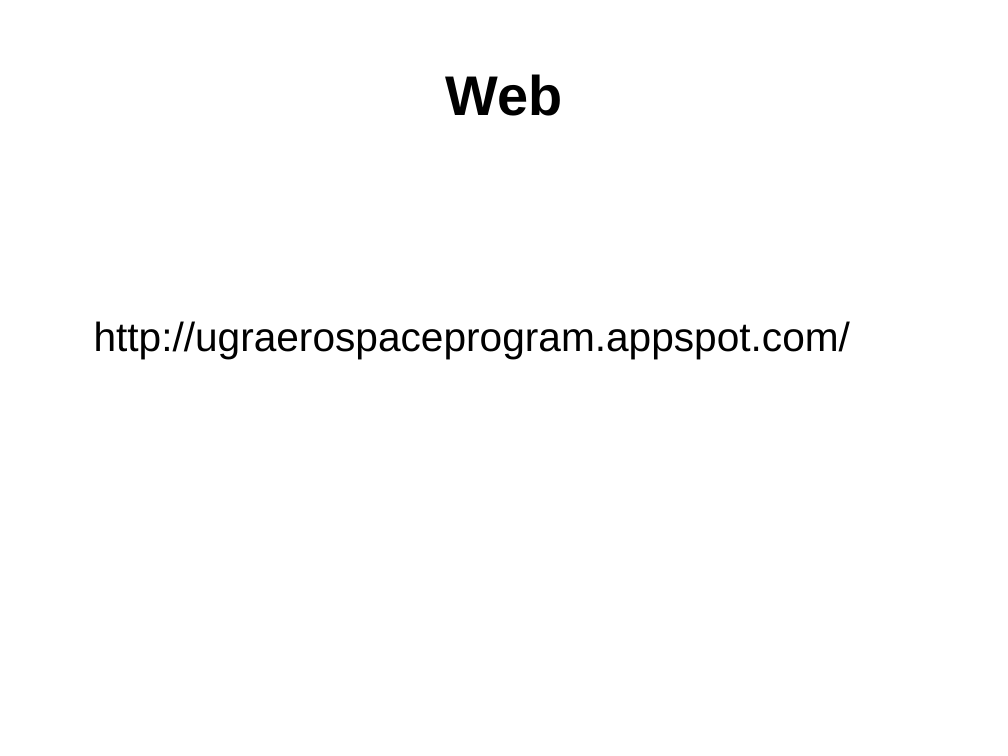
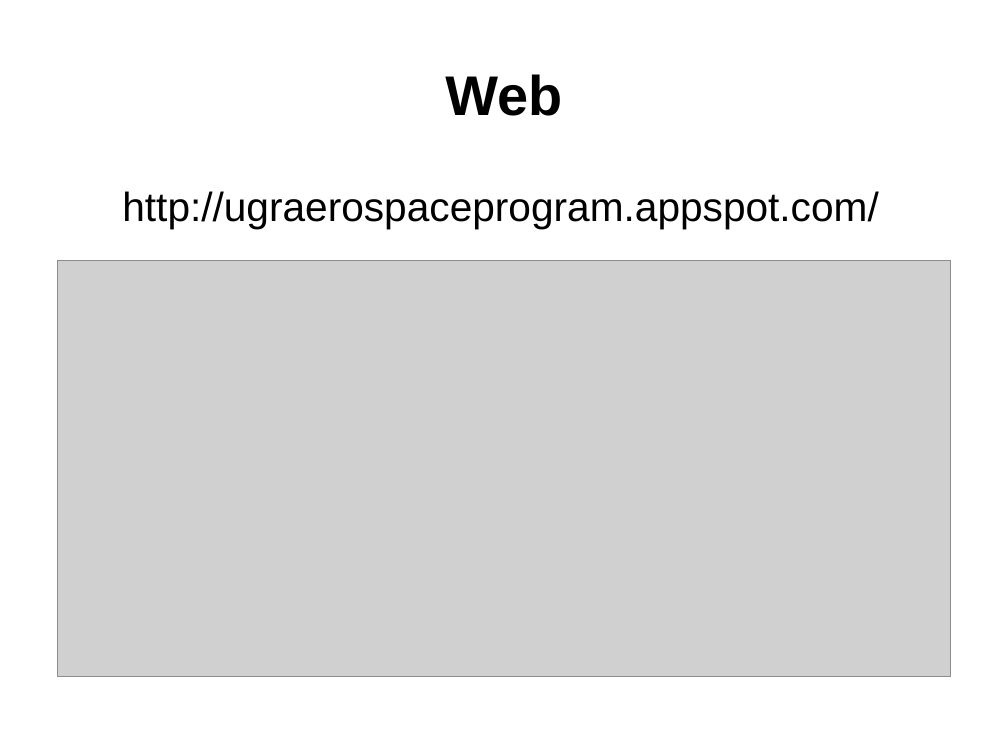
Before and after one commit to juanfranrv/PresentacionIV, a slide deck: slide 8 of presentacion.odp. Drawn at 1008x756 pixels with LibreOffice and Linux fonts; fonts in the diff are those of the drawing; grey boxes stand for pictures. Boxes give left, top, right and bottom in pixels: in the first picture for what was removed or moved away, otherwise in the second. Text is boxed around its words. In the diff, an @@ line names an element or a change of style, - is before the commit and + after.

```diff
--- a/presentacion.odp
+++ b/presentacion.odp
@@ text "http://ugraerospaceprogram.appspot.com/": place and size @@
-text "http://ugraerospaceprogram.appspot.com/" at [94,321,850,358]
+text "http://ugraerospaceprogram.appspot.com/" at [122,191,878,229]
@@ picture added at [58,261,950,677] @@
```
Also in this commit, not shown: 1 other slide changed, 1 slide added.
